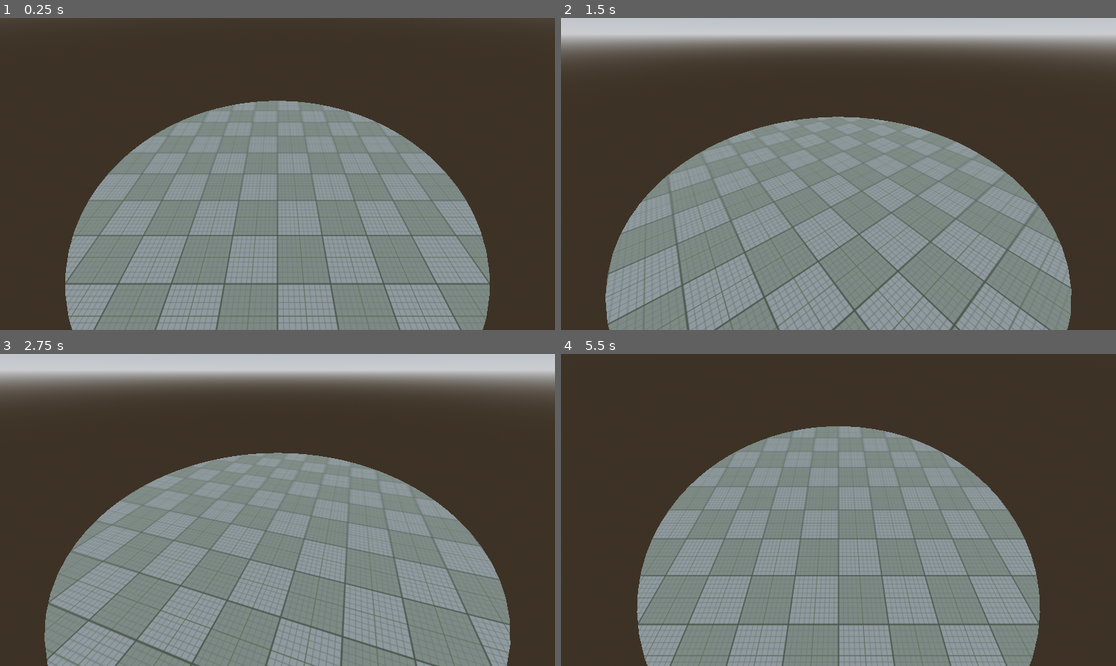
Above: before the commit, frames 1-4 (two rows, left to right).
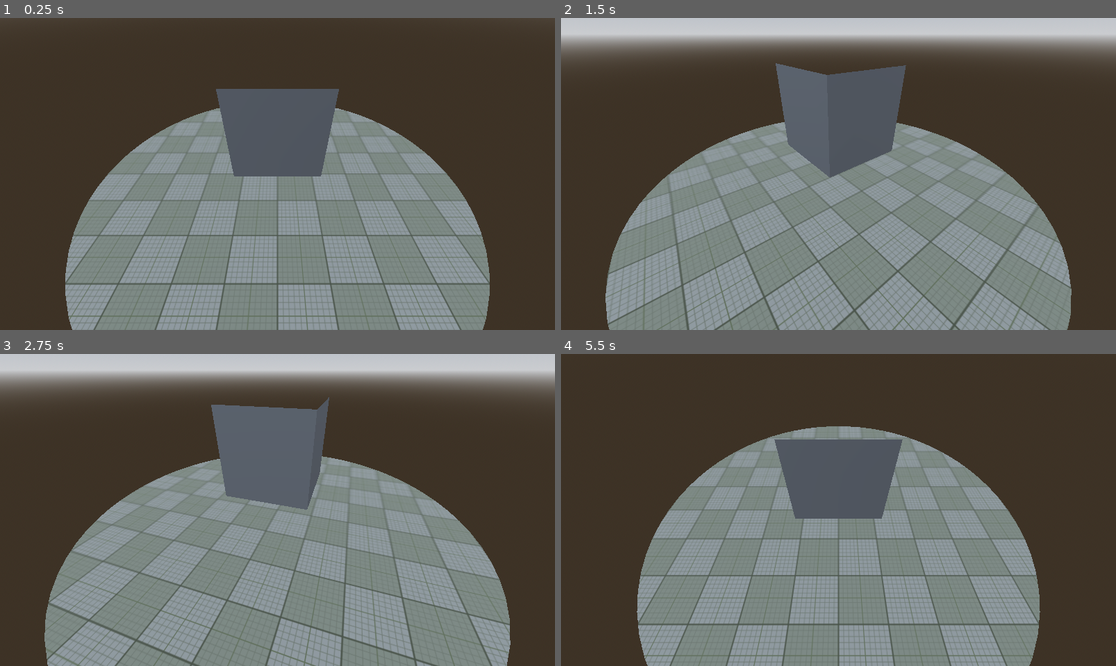
Above: after the commit, the same moments.

Repository: M00St4r/code3_01
Game: Godot game, scene res://main.tscn
Two runs of this game, one before a commit and one after it. Both use one fixed random seed, a clock stepped at 60 frames per second and the inputs below.
Inputs (mouse positions are in pixels of both pictures, inside the frame that each line leads up to):
- Up to frame 1 (0.25 s): no input
- Up to frame 2 (1.5 s): tap Enter at 0.5 s; move the mouse to (960, 158) at 0.52 s; hold Right (ui_right) 0.53-1.28 s; click (960, 158) at 0.67 s; move the mouse to (727, 189) at 1.27 s; hold Down (ui_down) from 1.28 s (still down)
- Up to frame 3 (2.75 s): tap Space at 2 s; move the mouse to (333, 441) at 2.02 s; release Down (ui_down) at 2.03 s; hold Right (ui_right) from 2.03 s (still down)
- Up to frame 4 (5.5 s): move the mouse to (810, 572) at 2.77 s; release Right (ui_right) at 2.78 s; hold Up (ui_up) 2.78-3.53 s; click (810, 572) at 2.92 s; move the mouse to (1005, 556) at 3.52 s; hold Left (ui_left) 3.53-5.03 s; move the mouse to (672, 463) at 4.27 s; move the mouse to (866, 510) at 5.02 s; hold Down (ui_down) from 5.03 s (still down); click (866, 510) at 5.17 s

The runs differ from the first frame. In frame 1, 5.3% of the frame differs, in the area x 38-62%, y 22-51%; in frame 2, 6.1%, in the area x 38-63%, y 14-52%; in frame 3, 5.7%; in frame 4, 4.9%.

Commit message:
fix index bug

Diff:
--- a/cylinder.gd
+++ b/cylinder.gd
@@ -8,7 +8,7 @@
 	vertices.push_back(Vector3(0.1, 0.2, 0.1))
 	vertices.push_back(Vector3(0.1, 0, 0.1))
 	vertices.push_back(Vector3(-0.1, 0, 0.1))
-	vertices.push_back(Vector3(0.1, 0.2, 0.1))
+	vertices.push_back(Vector3(-0.1, 0.2, 0.1))
 
 
 	#left
@@ -31,29 +31,26 @@
 	normals.push_back(Vector3(-1.0, 0.0, 0.0))
 
 	var indices = PackedInt32Array()
-	indices = [0,1,2,
-	0,2,3,
-	4,5,6,
-	4,6,7]
-	# indices = [0,1,2,0,3,4,5,6,7,5,8,9]
-	# indices.push_back(1)
-	# indices.push_back(2)
-	# indices.push_back(3)
-	# indices.push_back(1)
-	# indices.push_back(4)
-	# indices.push_back(5)
-	# indices.push_back(6)
-	# indices.push_back(7)
-	# indices.push_back(8)
-	# indices.push_back(6)
-	# indices.push_back(9)
-	# indices.push_back(10)
+	indices.push_back(0)
+	indices.push_back(1)
+	indices.push_back(2)
+	indices.push_back(0)
+	indices.push_back(2)
+	indices.push_back(3)
+
+	indices.push_back(4)
+	indices.push_back(5)
+	indices.push_back(6)
+	indices.push_back(4)
+	indices.push_back(6)
+	indices.push_back(7)
 	# Initialize and arrange the data for the single surface
 	var arrays = []
 	arrays.resize(Mesh.ARRAY_MAX)
+	arrays[Mesh.ARRAY_INDEX] = indices
 	arrays[Mesh.ARRAY_VERTEX] = vertices
 	arrays[Mesh.ARRAY_NORMAL] = normals
-	arrays[Mesh.ARRAY_INDEX] = indices
+
 
 	# Add the data as a surface to the ArrayMesh stored in the mesh property
 	mesh.add_surface_from_arrays(Mesh.PRIMITIVE_TRIANGLES, arrays)
